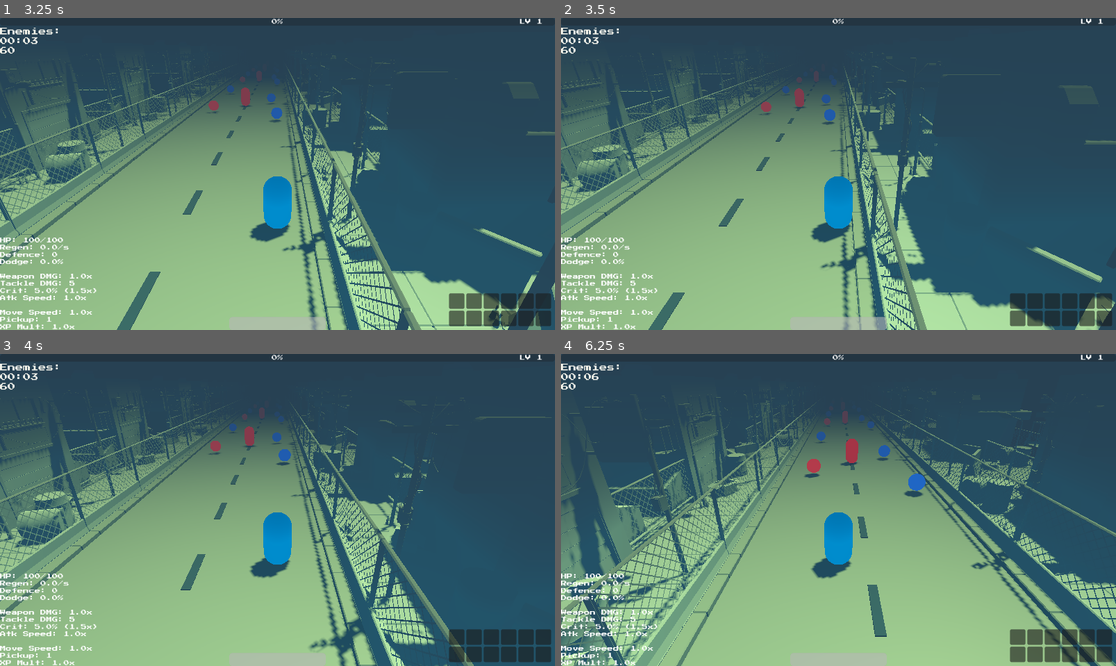
Above: before the commit, frames 1-4 (two rows, left to right).
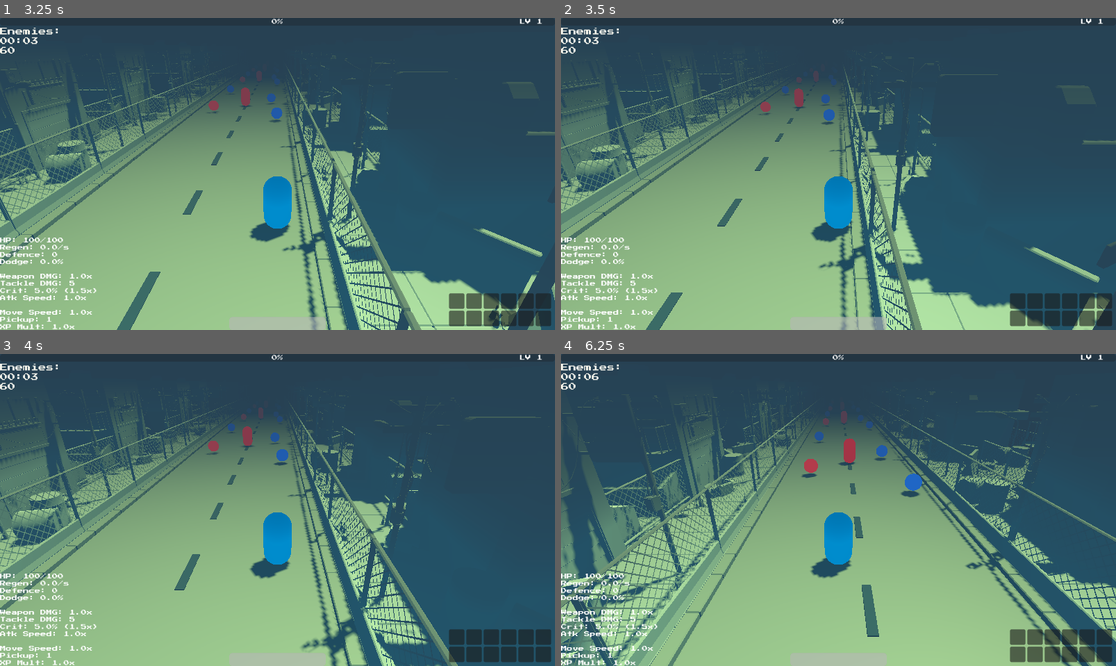
Above: after the commit, the same moments.

Repository: 100-Devs-1-Game/EscapeForHelp
Game: Godot game, scene res://root.tscn
Same seed, same stepped clock (60 frames per second), same inputs: the game is played once before the commit and once after it. Sound files missing from this copy of the repository are replaced by a short silence.
Inputs (mouse positions are in pixels of both pictures, inside the frame that each line leads up to):
- Up to frame 1 (3.25 s): move the mouse to (399, 158) at 0.52 s; press the mouse at (399, 158) at 0.53 s; hold D (move_right) 0.53-1.28 s; move the mouse to (166, 189) at 1.27 s; release the mouse at (166, 189) at 1.28 s; hold A (move_left) 1.28-2.03 s; click (166, 189) at 1.35 s; move the mouse to (333, 105) at 2.02 s; press the mouse at (333, 105) at 2.03 s; hold D (move_right) from 2.03 s (still down); move the mouse to (249, 236) at 2.77 s; release the mouse at (249, 236) at 2.78 s; click (249, 236) at 2.85 s
- Up to frame 2 (3.5 s): keep holding D (move_right)
- Up to frame 3 (4 s): move the mouse to (444, 556) at 3.52 s; release D (move_right) at 3.53 s; press the mouse at (444, 556) at 3.53 s; hold A (move_left) from 3.53 s (still down)
- Up to frame 4 (6.25 s): move the mouse to (672, 463) at 4.27 s; release the mouse at (672, 463) at 4.28 s; click (672, 463) at 4.35 s; move the mouse to (866, 510) at 5.02 s; press the mouse at (866, 510) at 5.03 s; move the mouse to (755, 432) at 5.77 s; release A (move_left) at 5.78 s; release the mouse at (755, 432) at 5.78 s; hold D (move_right) from 5.78 s (still down); click (755, 432) at 5.85 s

Frame 1 is identical in both runs. In frame 2, 6.8% of the frame differs, in the area x 0-100%, y 10-100%; in frame 3, 13%; in frame 4, 17%.

Commit message:
refactor: prepared initialize and dispose functions for location parts, make some refactoring for location spawner

Diff:
--- a/src/hero/hero.tscn
+++ b/src/hero/hero.tscn
@@ -18,6 +18,7 @@
 [ext_resource type="Resource" uid="uid://bs0pdc0v6yba" path="res://scripts/passive_items/passive_data_upgrades/7_attack_speed_passive.tres" id="16_h05hn"]
 
 [sub_resource type="CapsuleShape3D" id="CapsuleShape3D_vho56"]
+radius = 0.3
 
 [sub_resource type="CapsuleMesh" id="CapsuleMesh_pyidc"]
 
--- a/src/levels/level_spawner.gd
+++ b/src/levels/level_spawner.gd
@@ -1,5 +1,7 @@
 class_name LevelSpawner
 extends Node3D
+
+const DISTANCE_BEFORE_REMOVE: float = 10
 
 @export var hero: Node3D
 @export var level_resource: LevelResource
@@ -18,29 +20,46 @@
 		next_part_position = spawned_parts.back().end_of_location.global_position
 
 func _physics_process(_delta: float) -> void:
+	try_create_next_part()
+	try_remove_oldest_part()
+
+func try_create_next_part() -> void:
 	var distance := hero.global_position.z - next_part_position.z
 
 	if distance < level_resource.spawn_distance:
-		## IDK why, but it's fix bug with navigation areas
-		## TODO: research this trouble
-		await get_tree().process_frame
 		create_next_part()
 
-	if spawned_parts.size() > 0:
-		var distance_from_previous := spawned_parts[0].position.z - hero.global_position.z
-		if distance_from_previous > level_resource.spawn_distance:
-			remove_first_part()
+func try_remove_oldest_part() -> void:
+	if spawned_parts.size() < 1:
+		return
+
+	var older_location := spawned_parts[0]
+	var distance_from_previous := older_location.position.z - hero.global_position.z
+	var remove_distance := older_location.get_location_length() + DISTANCE_BEFORE_REMOVE
+
+	if distance_from_previous > remove_distance:
+		remove_oldest_part()
 
 func create_next_part() -> void:
+	## IDK why, but this await fix bug with
+	## baking navigation areas
+	## TODO: research this trouble
+	await get_tree().process_frame
+	create_random_location()
+
+func create_random_location() -> LocationPart:
 	var random_part: PackedScene = level_resource.locations.pick_random()
 	var location: LocationPart = random_part.instantiate() as LocationPart
 	parts.add_child(location)
 	location.global_position = next_part_position
+	location.initialize()
 	next_part_position = location.end_of_location.global_position
 	spawned_parts.push_back(location)
+	return location
 
-func remove_first_part() -> void:
+func remove_oldest_part() -> void:
 	var part: LocationPart = spawned_parts.pop_front()
 
 	if part:
+		part.dispose()
 		part.queue_free()
--- a/src/levels/location_part.gd
+++ b/src/levels/location_part.gd
@@ -2,3 +2,12 @@
 extends Node3D
 
 @export var end_of_location: Node3D
+
+func get_location_length() -> float:
+	return abs(end_of_location.position.z)
+
+func initialize() -> void:
+	pass
+
+func dispose() -> void:
+	pass
--- a/src/scenes/objects/experience_gem.gd
+++ b/src/scenes/objects/experience_gem.gd
@@ -4,6 +4,7 @@
 @export var experience : int = 1
 @export var speed: float = -0.3
 @export var pickup_speed_step: float = 4
+@export var max_pickup_speed: float = .5
 
 @onready var collision_shape_3d: CollisionShape3D = $CollisionShape3D
 @onready var mesh_instance_3d: MeshInstance3D = $MeshInstance3D
@@ -27,7 +28,7 @@
 func _physics_process(delta : float) -> void:
 	if target != null:
 		global_position = global_position.move_toward(target.global_position, speed)
-		speed += pickup_speed_step * delta
+		speed = min(speed + pickup_speed_step * delta, max_pickup_speed)
 
 func collect() -> int:
 	snd_collected.play()
